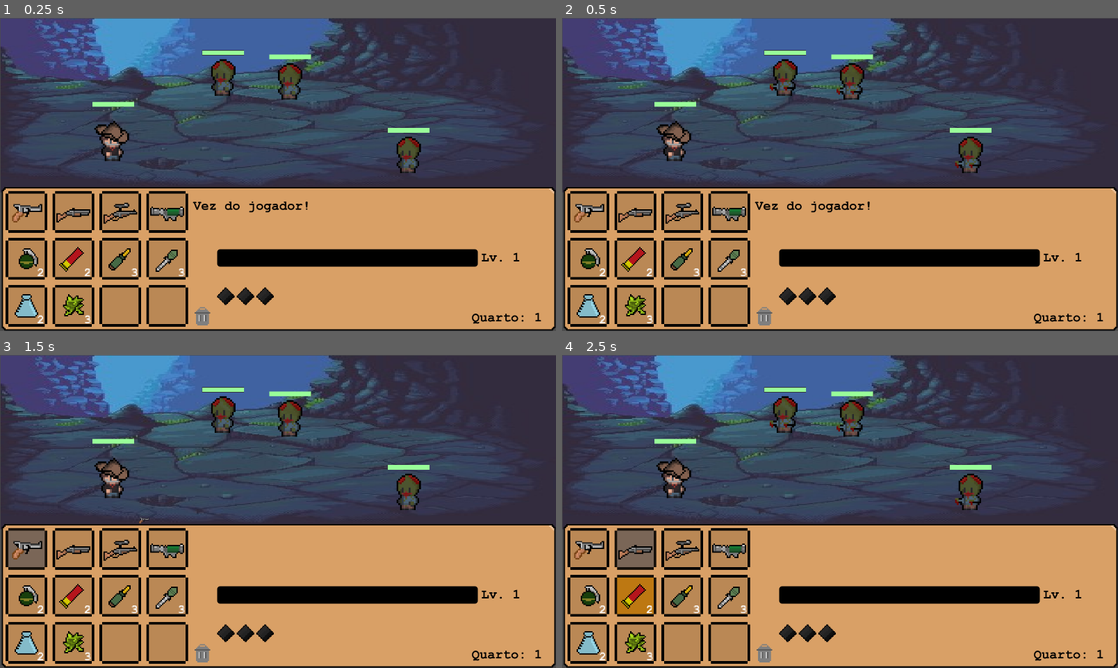
Above: before the commit, frames 1-4 (two rows, left to right).
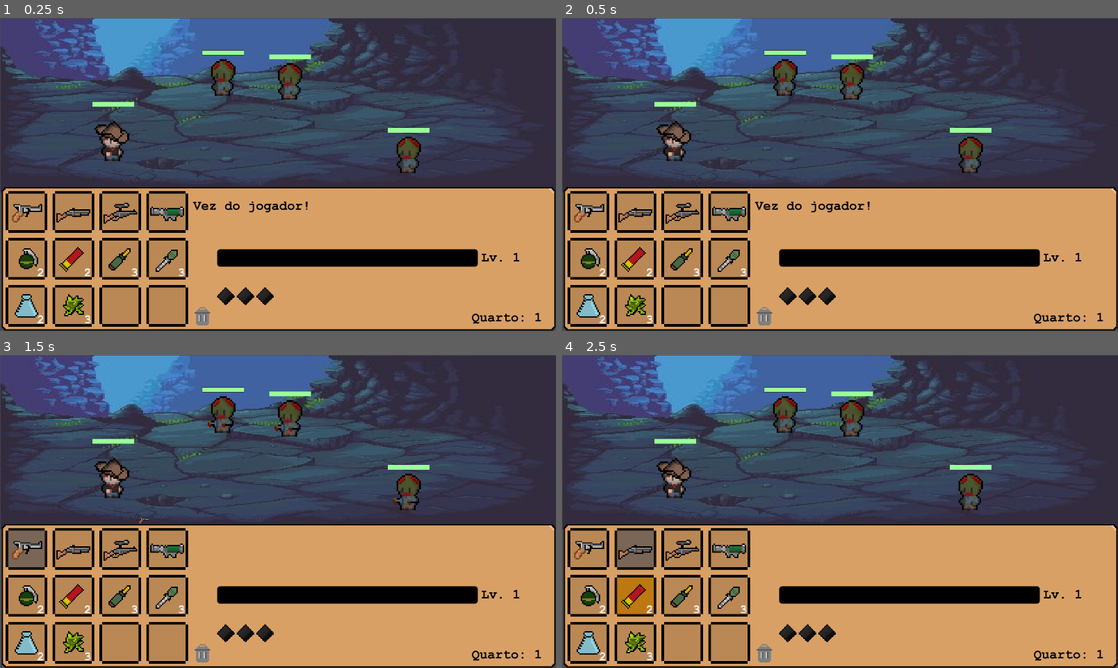
Above: after the commit, the same moments.

Repository: BernardoFioreze/DeadAgain
Game: Godot game, scene res://Scenes/Main.tscn
Same seed, same stepped clock (60 frames per second), same inputs: the game is played once before the commit and once after it.
Inputs (mouse positions are in pixels of both pictures, inside the frame that each line leads up to):
- Up to frame 1 (0.25 s): no input
- Up to frame 2 (0.5 s): no input
- Up to frame 3 (1.5 s): drag from (111, 477) to (355, 442) at 0.52 s; drag from (27, 549) to (355, 442) at 1.27 s
- Up to frame 4 (2.5 s): tap Enter at 2 s; move the mouse to (634, 549) at 2.02 s; hold Ctrl from 2.03 s (still down); click (634, 549) at 2.17 s

Frame 1 is identical in both runs. In frame 2, 0.2% of the frame differs, in the area x 37-76%, y 20-49%; in frame 3, 0.2%; in frame 4, 0.2%.

Commit message:
Adicionada animação de morte para os zumbis

Diff:
--- a/Scenes/Boss.tscn
+++ b/Scenes/Boss.tscn
@@ -1,9 +1,28 @@
-[gd_scene load_steps=14 format=3 uid="uid://c6xfymyr06r2d"]
+[gd_scene load_steps=21 format=3 uid="uid://c6xfymyr06r2d"]
 
 [ext_resource type="Texture2D" uid="uid://cv8yqyn0lbfac" path="res://Assets/Sprites/Sprite-Boss.png" id="2_me6e5"]
+[ext_resource type="Texture2D" uid="uid://irrwhlx1eilm" path="res://Assets/Sprites/Sprite-Boss-Dying.png" id="3_6tp3b"]
 [ext_resource type="Texture2D" uid="uid://fcrwuy20eixn" path="res://Assets/Sprites/Sprite-Boss-2.png" id="3_j5nlm"]
+[ext_resource type="Texture2D" uid="uid://b7xi2lkt8a4ft" path="res://Assets/Sprites/Sprite-Boss-Dying2.png" id="4_0gjka"]
 [ext_resource type="Script" uid="uid://dsmgje8idxak4" path="res://Scripts/boss.gd" id="4_j5nlm"]
 [ext_resource type="Script" uid="uid://cg822g13yorfm" path="res://Scripts/health_bar.gd" id="4_me6e5"]
+[ext_resource type="Texture2D" uid="uid://cqp176pkdth7a" path="res://Assets/Sprites/Sprite-Boss-Dying3.png" id="5_iy1o6"]
+
+[sub_resource type="AtlasTexture" id="AtlasTexture_cnrqi"]
+atlas = ExtResource("2_me6e5")
+region = Rect2(0, 0, 32, 32)
+
+[sub_resource type="AtlasTexture" id="AtlasTexture_avs7u"]
+atlas = ExtResource("3_6tp3b")
+region = Rect2(0, 0, 32, 32)
+
+[sub_resource type="AtlasTexture" id="AtlasTexture_e6qxx"]
+atlas = ExtResource("4_0gjka")
+region = Rect2(0, 0, 32, 32)
+
+[sub_resource type="AtlasTexture" id="AtlasTexture_6njix"]
+atlas = ExtResource("5_iy1o6")
+region = Rect2(0, 0, 32, 32)
 
 [sub_resource type="AtlasTexture" id="AtlasTexture_j5nlm"]
 atlas = ExtResource("2_me6e5")
@@ -19,6 +38,23 @@
 
 [sub_resource type="SpriteFrames" id="SpriteFrames_ouxnj"]
 animations = [{
+"frames": [{
+"duration": 1.0,
+"texture": SubResource("AtlasTexture_cnrqi")
+}, {
+"duration": 1.0,
+"texture": SubResource("AtlasTexture_avs7u")
+}, {
+"duration": 1.0,
+"texture": SubResource("AtlasTexture_e6qxx")
+}, {
+"duration": 1.0,
+"texture": SubResource("AtlasTexture_6njix")
+}],
+"loop": true,
+"name": &"die",
+"speed": 4.0
+}, {
 "frames": [{
 "duration": 1.0,
 "texture": SubResource("AtlasTexture_j5nlm")
@@ -70,8 +106,9 @@
 
 [node name="ZombieAnimatedSprite" type="AnimatedSprite2D" parent="."]
 sprite_frames = SubResource("SpriteFrames_ouxnj")
-animation = &"idle"
+animation = &"die"
 autoplay = "idle"
+frame_progress = 0.0806953
 flip_h = true
 
 [node name="CollisionShape2D" type="CollisionShape2D" parent="."]
--- a/Scenes/zombie.tscn
+++ b/Scenes/zombie.tscn
@@ -1,9 +1,28 @@
-[gd_scene load_steps=9 format=3 uid="uid://cnhlmolxqm83c"]
+[gd_scene load_steps=16 format=3 uid="uid://cnhlmolxqm83c"]
 
 [ext_resource type="Texture2D" uid="uid://k5h82u4goark" path="res://Assets/Sprites/Sprite-Zombie.png" id="1_h3kin"]
 [ext_resource type="Script" uid="uid://nv26y3uug3wq" path="res://Scripts/zombie.gd" id="1_n70j1"]
+[ext_resource type="Texture2D" uid="uid://c27ylb8kse35m" path="res://Assets/Sprites/Sprite-Zombie-Dying.png" id="3_5ia6i"]
 [ext_resource type="PackedScene" uid="uid://srup1epjk72e" path="res://Scenes/Healthbar.tscn" id="3_iyl7r"]
 [ext_resource type="Texture2D" uid="uid://dvscjci14kgcb" path="res://Assets/Sprites/Sprite-Zombie-2.png" id="4_2dktg"]
+[ext_resource type="Texture2D" uid="uid://dg8pcvwus4mgp" path="res://Assets/Sprites/Sprite-Zombie-Dying2.png" id="4_xx3wb"]
+[ext_resource type="Texture2D" uid="uid://b5t8wjlr2ojii" path="res://Assets/Sprites/Sprite-Zombie-Dying3.png" id="5_j0wq0"]
+
+[sub_resource type="AtlasTexture" id="AtlasTexture_vy0uf"]
+atlas = ExtResource("1_h3kin")
+region = Rect2(0, 0, 32, 32)
+
+[sub_resource type="AtlasTexture" id="AtlasTexture_hslf5"]
+atlas = ExtResource("3_5ia6i")
+region = Rect2(0, 0, 32, 32)
+
+[sub_resource type="AtlasTexture" id="AtlasTexture_u2tw5"]
+atlas = ExtResource("4_xx3wb")
+region = Rect2(0, 0, 32, 32)
+
+[sub_resource type="AtlasTexture" id="AtlasTexture_fj6an"]
+atlas = ExtResource("5_j0wq0")
+region = Rect2(0, 0, 32, 32)
 
 [sub_resource type="AtlasTexture" id="AtlasTexture_432o6"]
 atlas = ExtResource("1_h3kin")
@@ -15,6 +34,23 @@
 
 [sub_resource type="SpriteFrames" id="SpriteFrames_y54wu"]
 animations = [{
+"frames": [{
+"duration": 1.0,
+"texture": SubResource("AtlasTexture_vy0uf")
+}, {
+"duration": 1.0,
+"texture": SubResource("AtlasTexture_hslf5")
+}, {
+"duration": 1.0,
+"texture": SubResource("AtlasTexture_u2tw5")
+}, {
+"duration": 1.0,
+"texture": SubResource("AtlasTexture_fj6an")
+}],
+"loop": true,
+"name": &"die",
+"speed": 4.0
+}, {
 "frames": [{
 "duration": 1.0,
 "texture": SubResource("AtlasTexture_432o6")
@@ -50,9 +86,9 @@
 
 [node name="ZombieAnimatedSprite" type="AnimatedSprite2D" parent="."]
 sprite_frames = SubResource("SpriteFrames_y54wu")
-animation = &"idle"
+animation = &"die"
 autoplay = "idle"
-frame_progress = 0.613641
+frame_progress = 0.660215
 flip_h = true
 
 [node name="CollisionShape2D" type="CollisionShape2D" parent="."]
--- a/Scripts/zombie.gd
+++ b/Scripts/zombie.gd
@@ -37,14 +37,17 @@
 	_set_health(health - amount)
 
 func _set_health(value: int):
-	health = value
-	health_bar.health = health
-	if health <= 0:
-		die()
+	if health_bar:
+		health = value
+		health_bar.health = health
+		if health <= 0:
+			die()
 
 func die():
-	print("Zombie died!")
 	zombie_died.emit(self)
+	health_bar.queue_free()
+	zombie.play("die")
+	await get_tree().create_timer(0.95).timeout
 	drop_random_item()
 	queue_free()
 	Global.player.gain_experience(8, true)
Binary file added: Assets/Sprites/Sprite-Boss-Dying.png
Not shown, added: Assets/Sprites/Sprite-Boss-Dying.png.import
Binary file added: Assets/Sprites/Sprite-Boss-Dying2.png
Not shown, added: Assets/Sprites/Sprite-Boss-Dying2.png.import
Binary file added: Assets/Sprites/Sprite-Boss-Dying3.png
Not shown, added: Assets/Sprites/Sprite-Boss-Dying3.png.import
Binary file added: Assets/Sprites/Sprite-Zombie-Dying.png
Not shown, added: Assets/Sprites/Sprite-Zombie-Dying.png.import
Binary file added: Assets/Sprites/Sprite-Zombie-Dying2.png
Not shown, added: Assets/Sprites/Sprite-Zombie-Dying2.png.import
Binary file added: Assets/Sprites/Sprite-Zombie-Dying3.png
Not shown, added: Assets/Sprites/Sprite-Zombie-Dying3.png.import
